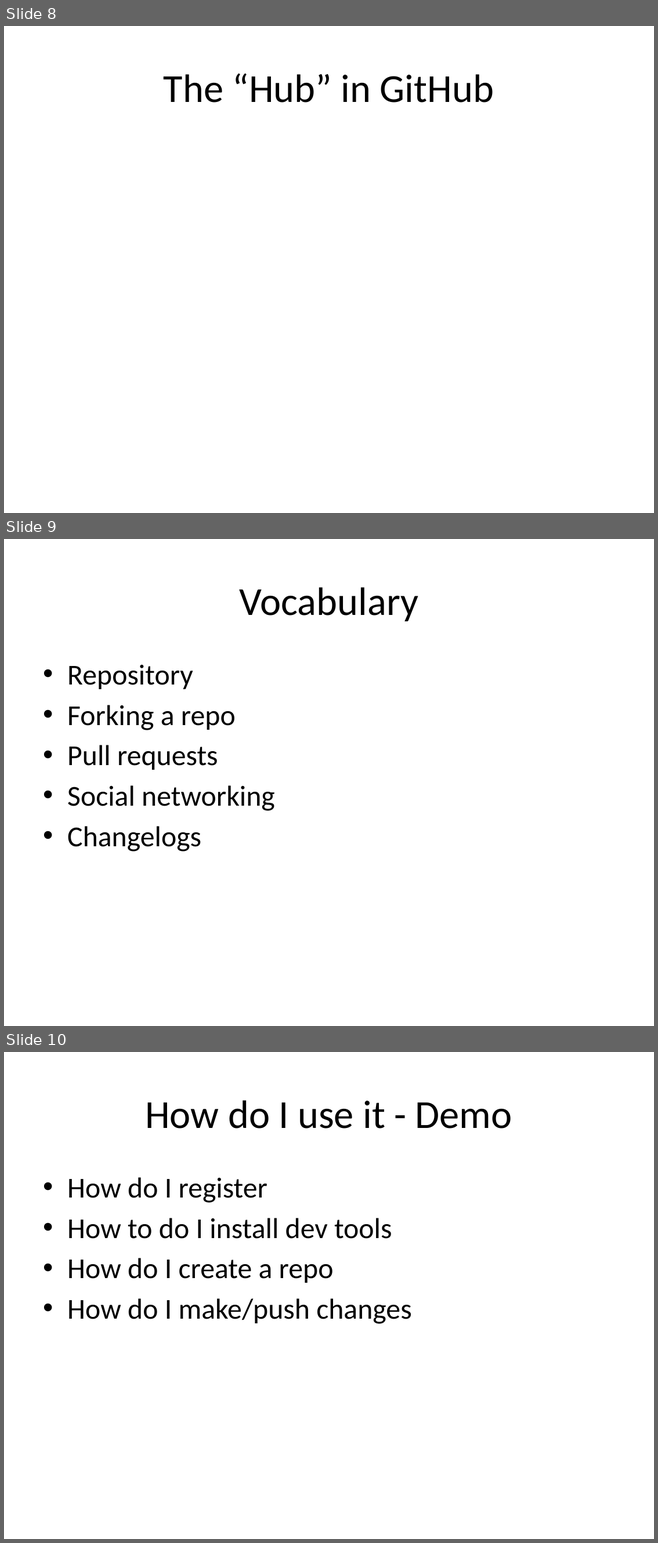
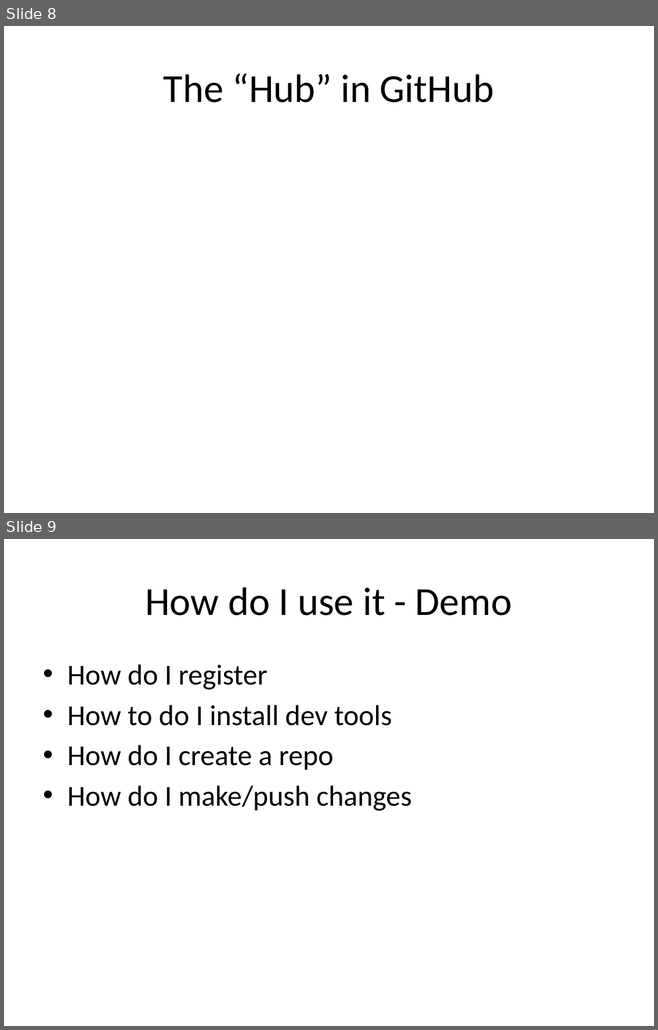
Before and after one commit to krzysztofkaluzny/codeweek, a slide deck: GitHub - Talk .pptx. Shown one above the other, each under a label of ours: slides 8, 9 and 10 before the commit, slides 8 and 9 after it. The pictures are 658x1543 and 658x1030 pixels, drawn with LibreOffice and Linux fonts; fonts in the diff are those of the drawing. Boxes give left, top, right and bottom in pixels: in the first picture for what was removed or moved away, otherwise in the second. Text is boxed around its words. In the diff, an @@ line names an element or a change of style, - is before the commit and + after.

```diff
--- a/GitHub - Talk .pptx
+++ b/GitHub - Talk .pptx
@@ slide 9 removed at [4, 539, 654, 1026], background #FFFFFF @@
@@ title removed at [239, 587, 418, 621] @@
-Vocabulary
@@ text removed at [67, 664, 275, 852] @@
-• Repository
-• Forking a repo
-• Pull requests
-• Social networking
-• Changelogs
@@ what was slide 10 is now slide 9 @@
```
Also in this commit, not shown: 3 slides changed, 4 slides added, 3 other slides removed.
